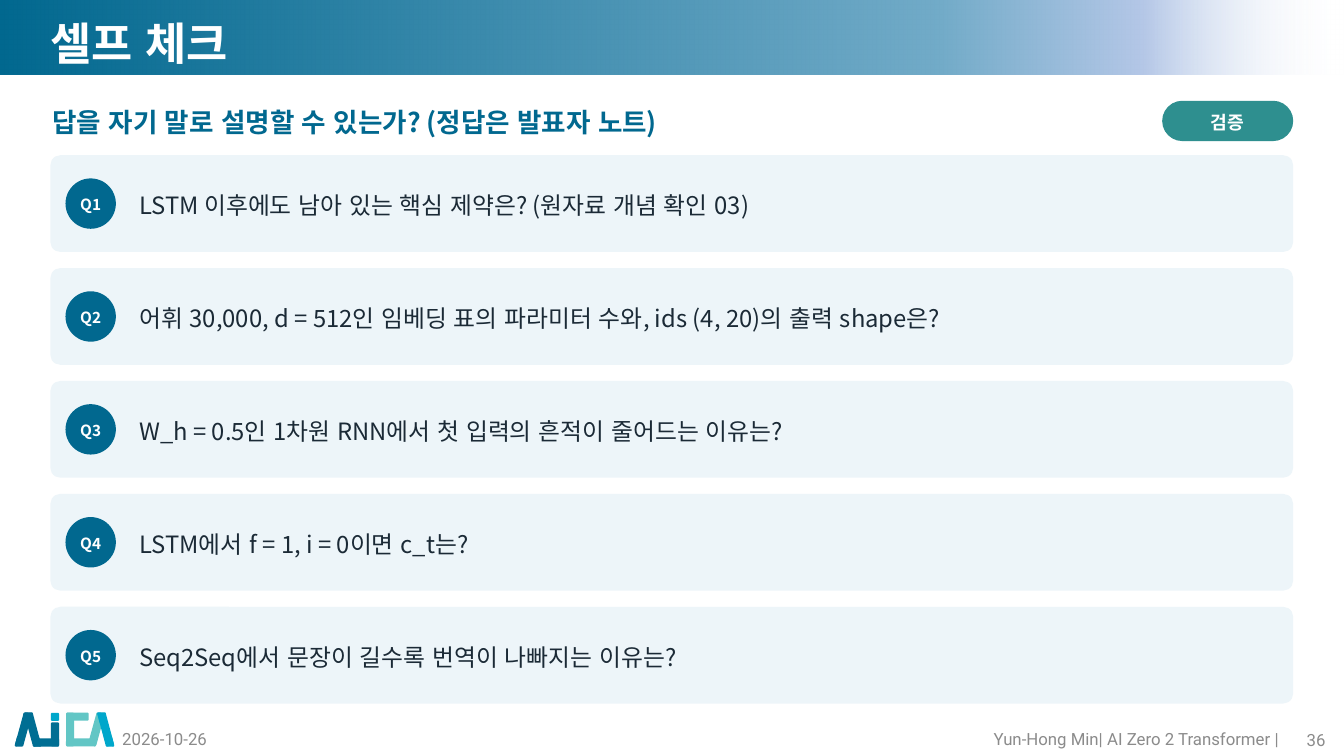
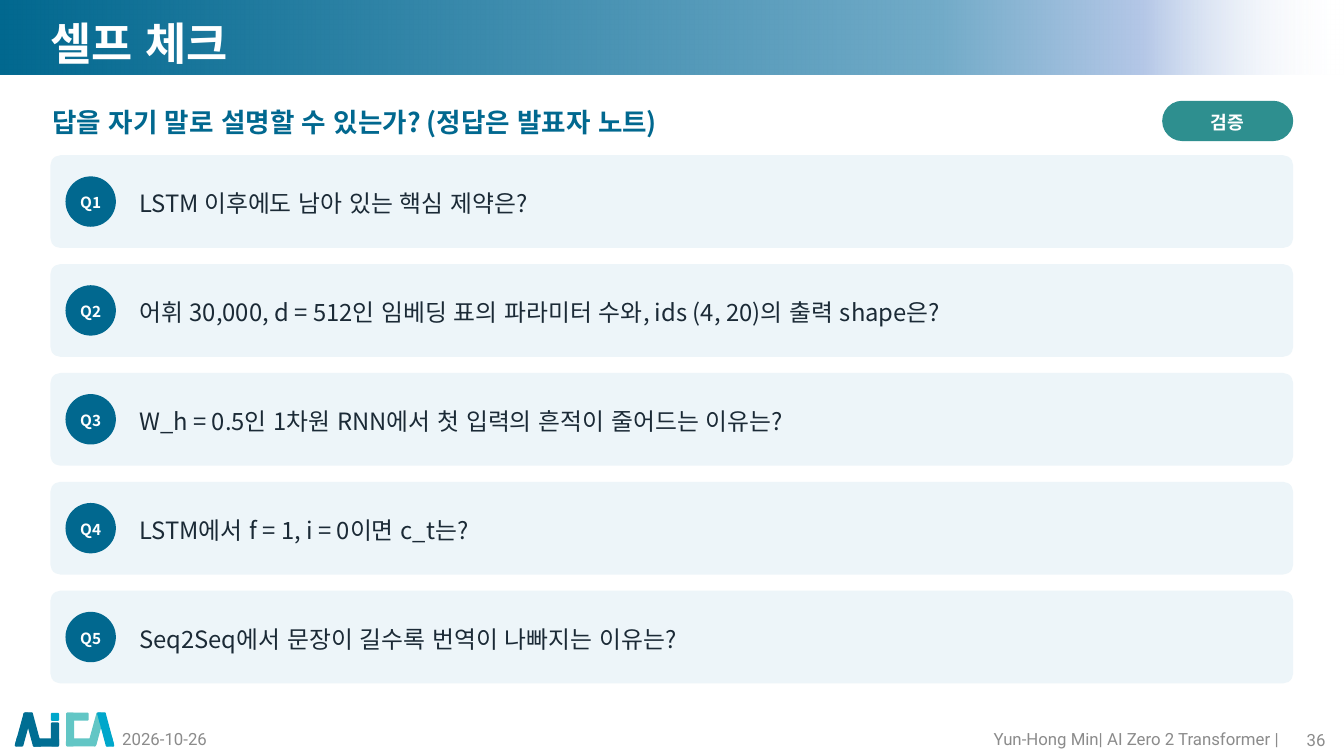
Before and after one commit to myunhh/AI-Zero-2-Transformers, a slide deck: slide 36 of lectures/week04_rnn_lstm_seq2seq.pptx. Drawn at 1344x756 pixels with LibreOffice and Linux fonts; fonts in the diff are those of the drawing; background and template pictures are left out. Boxes give left, top, right and bottom in pixels: in the first picture for what was removed or moved away, otherwise in the second. Text is boxed around its words. In the diff, an @@ line names an element or a change of style, - is before the commit and + after.

```diff
--- a/lectures/week04_rnn_lstm_seq2seq.pptx
+++ b/lectures/week04_rnn_lstm_seq2seq.pptx
@@ rounded rectangle: place and size @@
-rounded rectangle at (50,155,1294,252)
+rounded rectangle at (50,155,1294,248)
@@ text at (139,192,527,214): text changed @@
-LSTM 이후에도 남아 있는 핵심 제약은? (원자료 개념 확인 03)
+LSTM 이후에도 남아 있는 핵심 제약은?
@@ rounded rectangle: place and size @@
-rounded rectangle at (50,268,1294,365)
+rounded rectangle at (50,264,1294,357)
@@ text "어휘 30,000, d = 512인 ...": place and size @@
-text "어휘 30,000, d = 512인 ..." at (139,307,940,333)
+text "어휘 30,000, d = 512인 ..." at (139,301,940,327)
@@ ellipse "Q2": place and size @@
-ellipse "Q2" at (66,291,116,342)
+ellipse "Q2" at (66,285,116,336)
@@ rounded rectangle: place and size @@
-rounded rectangle at (50,381,1294,478)
+rounded rectangle at (50,373,1294,466)
@@ text "W_h = 0.5인 1차원 RNN에서 ...": place and size @@
-text "W_h = 0.5인 1차원 RNN에서 ..." at (139,420,783,444)
+text "W_h = 0.5인 1차원 RNN에서 ..." at (139,410,783,434)
@@ ellipse "Q3": place and size @@
-ellipse "Q3" at (66,404,116,455)
+ellipse "Q3" at (66,394,116,445)
@@ rounded rectangle: place and size @@
-rounded rectangle at (50,494,1294,591)
+rounded rectangle at (50,482,1294,575)
@@ ellipse "Q4": place and size @@
-ellipse "Q4" at (66,517,116,568)
+ellipse "Q4" at (66,503,116,554)
@@ text "LSTM에서 f = 1, i ...": place and size @@
-text "LSTM에서 f = 1, i ..." at (139,533,469,557)
+text "LSTM에서 f = 1, i ..." at (139,519,469,543)
@@ proportions changed in 5 elements at (50,155,1294,248), (50,264,1294,357), (50,373,1294,466), (50,482,1294,575), (50,591,1294,684) @@
@@ rounded rectangle: place and size @@
-rounded rectangle at (50,607,1294,704)
+rounded rectangle at (50,591,1294,684)
@@ text "Seq2Seq에서 문장이 길수록 번역이 나빠지는 ...": place and size @@
-text "Seq2Seq에서 문장이 길수록 번역이 나빠지는 ..." at (139,646,676,671)
+text "Seq2Seq에서 문장이 길수록 번역이 나빠지는 ..." at (139,628,676,653)
@@ ellipse "Q5": place and size @@
-ellipse "Q5" at (66,630,116,681)
+ellipse "Q5" at (66,612,116,662)
```
Also in this commit, not shown: 27 other slides changed, 14 other files.
